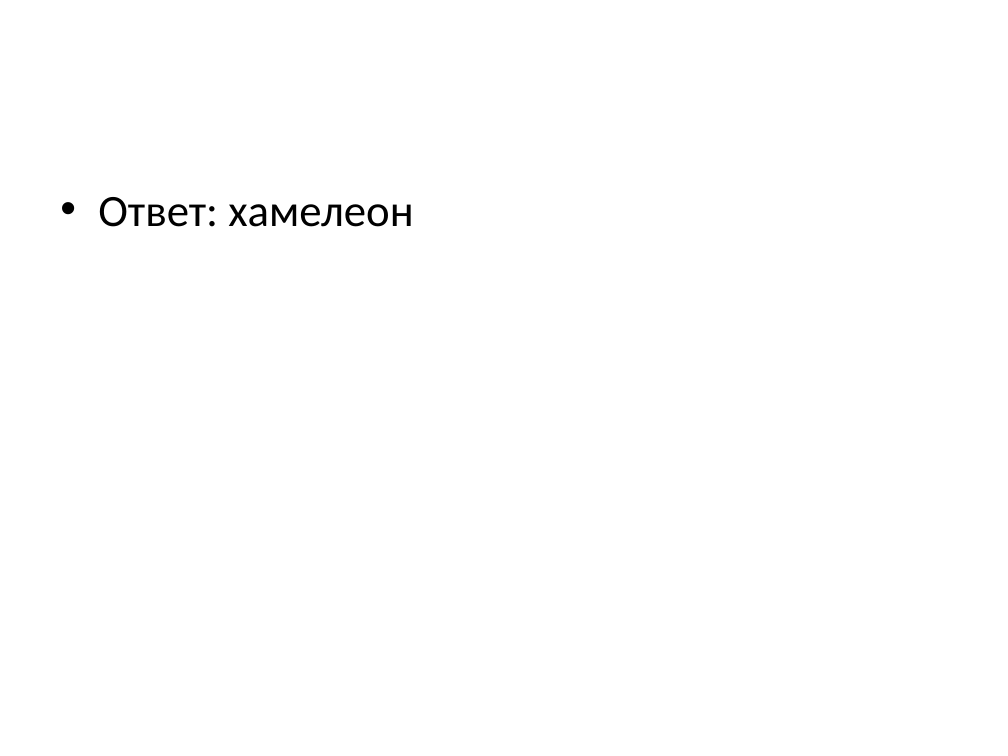
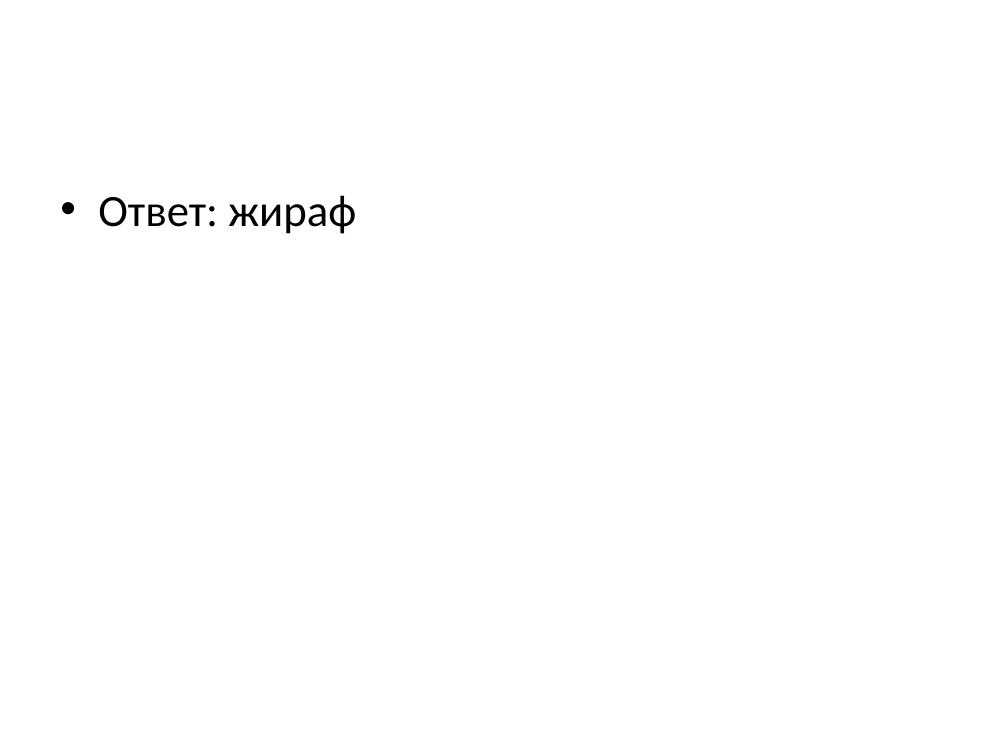
Before and after one commit to o1egnazarov/python-project-for-unvi, a slide deck: slide 6 of output_presentation.pptx. Drawn at 1008x756 pixels with LibreOffice and Linux fonts; fonts in the diff are those of the drawing. Boxes give left, top, right and bottom in pixels: in the first picture for what was removed or moved away, otherwise in the second. Text is boxed around its words. In the diff, an @@ line names an element or a change of style, - is before the commit and + after.

```diff
--- a/output_presentation.pptx
+++ b/output_presentation.pptx
@@ text at (98,195,356,234): text changed @@
-• Ответ: хамелеон
+• Ответ: жираф
```
Also in this commit, not shown: 3 other slides changed, 8 slides added, 6 slides removed, 2 other files.
